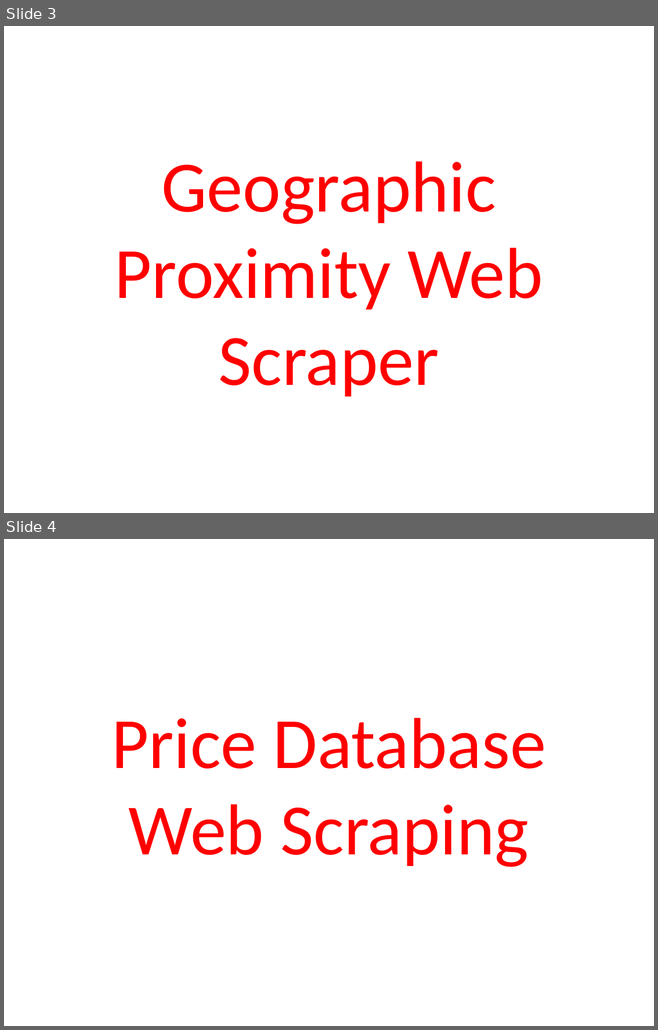
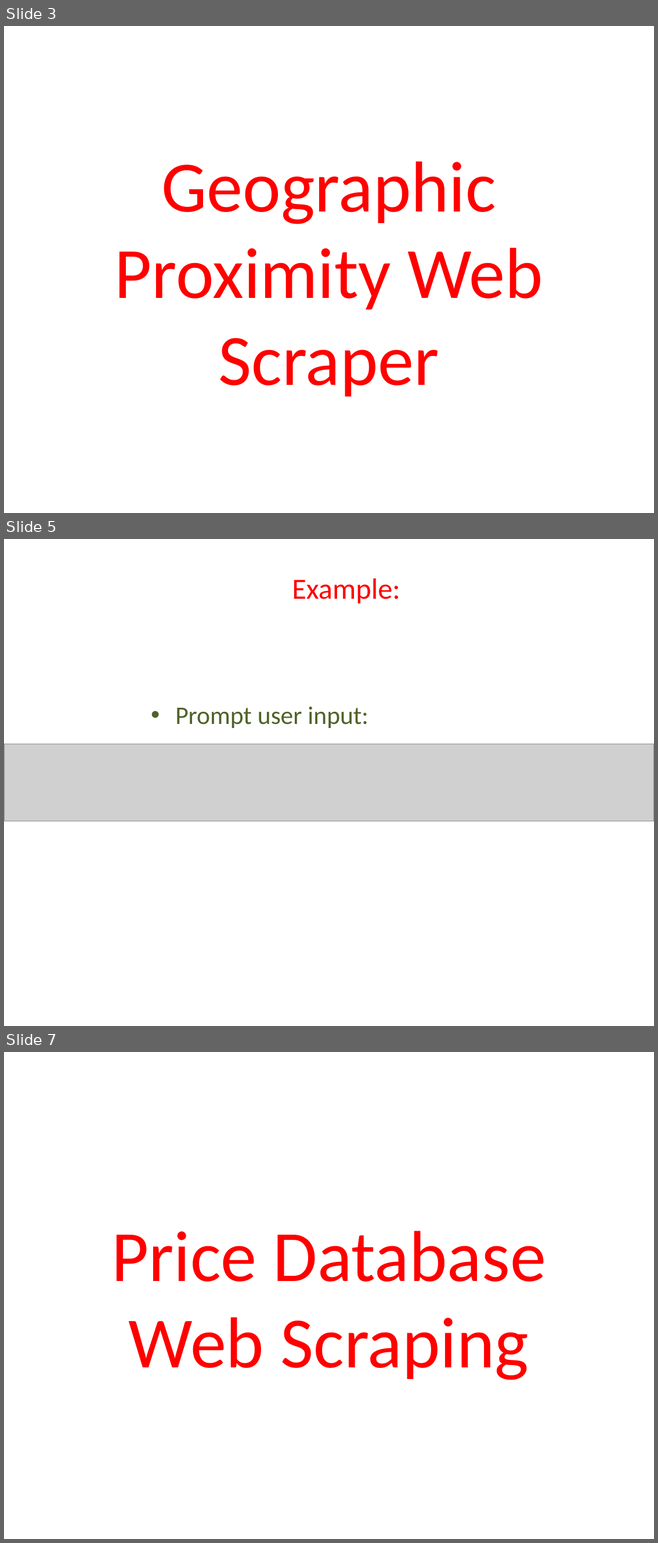
Before and after one commit to QECProgramming/team6, a slide deck: pizza_presentation.pptx. Shown one above the other, each under a label of ours: slides 3 and 4 before the commit, slides 3, 5 and 7 after it; the slides between them are not shown. The pictures are 658x1030 and 658x1543 pixels, drawn with LibreOffice and Linux fonts; fonts in the diff are those of the drawing; grey boxes stand for pictures; background and template pictures are left out. Boxes give left, top, right and bottom in pixels: in the first picture for what was removed or moved away, otherwise in the second. Text is boxed around its words. In the diff, an @@ line names an element or a change of style, - is before the commit and + after.

```diff
--- a/pizza_presentation.pptx
+++ b/pizza_presentation.pptx
@@ slide 5 added at (x1=4, y1=539, x2=654, y2=1026), background picture (left out) @@
@@ title added at (x1=292, y1=578, x2=400, y2=603), 32.4 pt, text #FF0000 @@
+Example:
@@ text added at (x1=175, y1=707, x2=368, y2=728), 28 pt, text #4F6228 @@
+• Prompt user input:
@@ picture added at (x1=4, y1=744, x2=654, y2=821) @@
@@ what was slide 4 is now slide 7 @@
```
Also in this commit, not shown: 2 other slides added, 2 other files.
